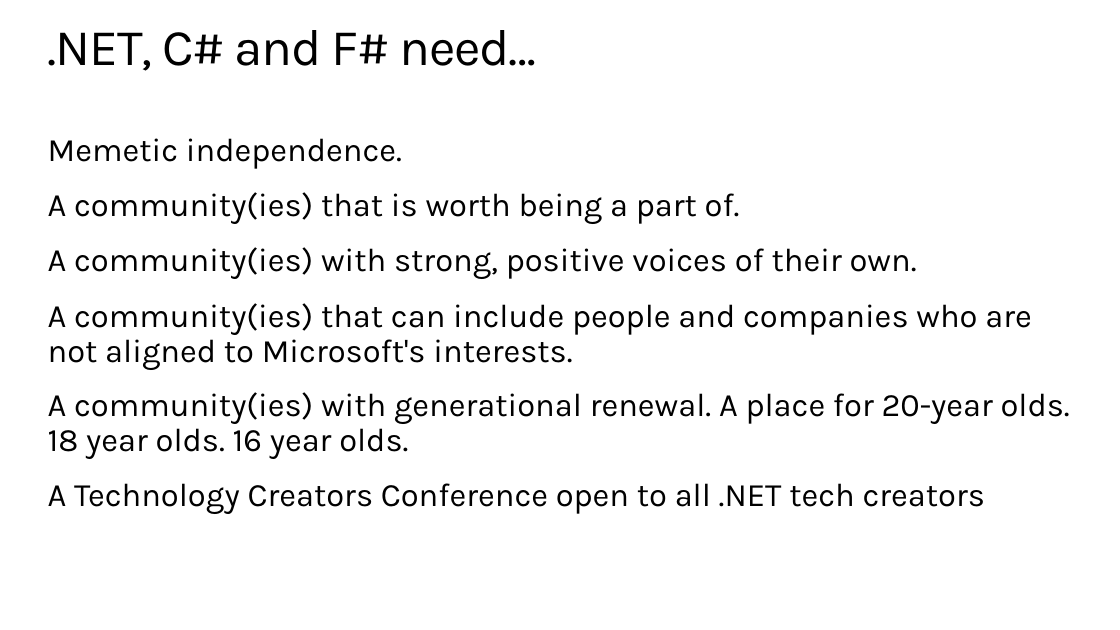
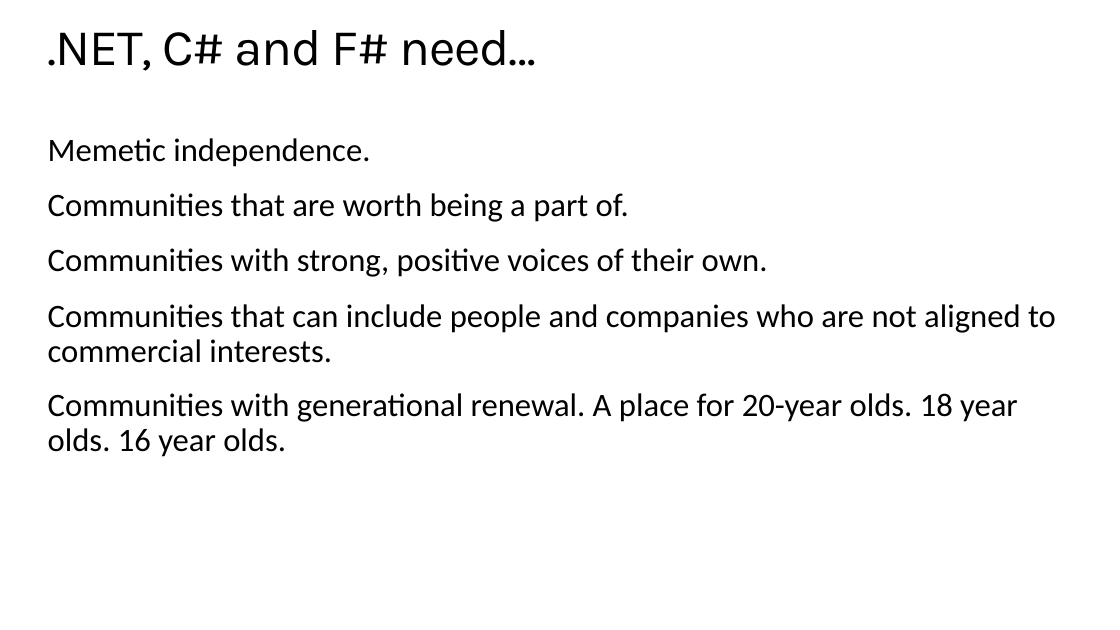
Before and after one commit to dsyme/dsyme-presentations, a slide deck: slide 34 of 2020-06-04-fsharpconf/on-independence.pptx. Drawn at 1120x630 pixels with LibreOffice and Linux fonts; fonts in the diff are those of the drawing. Boxes give left, top, right and bottom in pixels: in the first picture for what was removed or moved away, otherwise in the second. Text is boxed around its words. In the diff, an @@ line names an element or a change of style, - is before the commit and + after.

```diff
--- a/2020-06-04-fsharpconf/on-independence.pptx
+++ b/2020-06-04-fsharpconf/on-independence.pptx
@@ text at [48,138,370,167]: font Karla to Calibri in "Memetic independence." @@
@@ text at [48,193,1056,457]: text changed; font Karla to Calibri @@
-A community(ies) that is worth being a part of.
-A community(ies) with strong, positive voices of their own.
-A community(ies) that can include people and companies who are not aligned to Microsoft's interests.
-A community(ies) with generational renewal. A place for 20-year olds. 18 year olds. 16 year olds.
-A Technology Creators Conference open to all .NET tech creators
+Communities that are worth being a part of.
+Communities with strong, positive voices of their own.
+Communities that can include people and companies who are not aligned to commercial interests.
+Communities with generational renewal. A place for 20-year olds. 18 year olds. 16 year olds.
```
Also in this commit, not shown: 12 other slides changed, 4 slides added, 3 slides removed, 2 other files.
